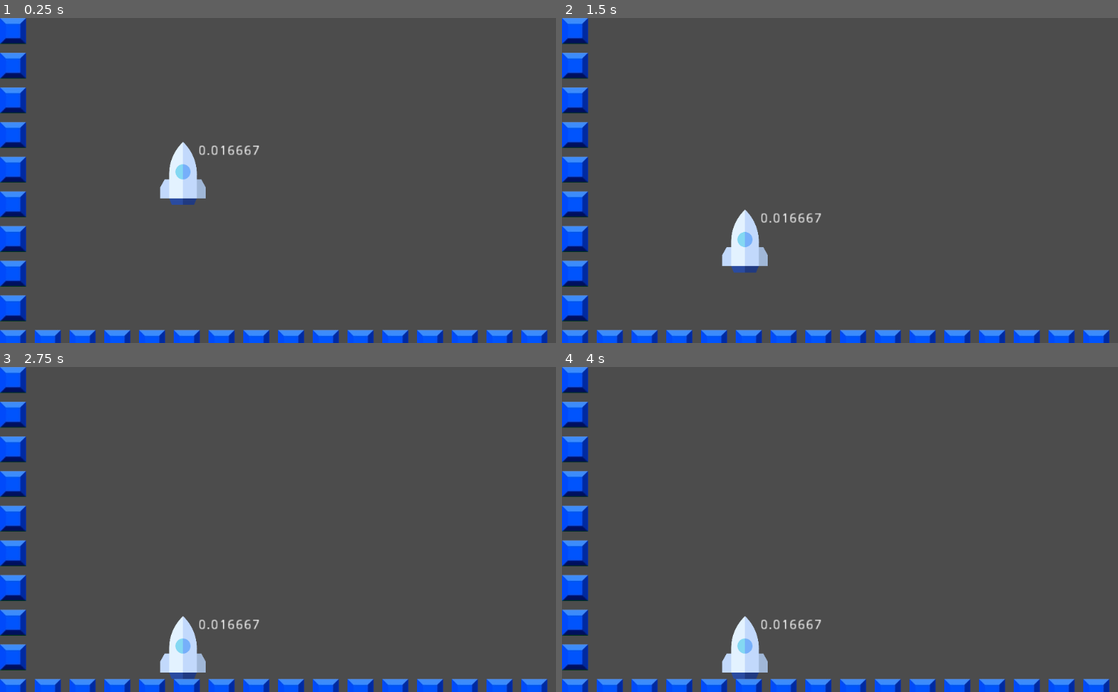
Above: before the commit, frames 1-4 (two rows, left to right).
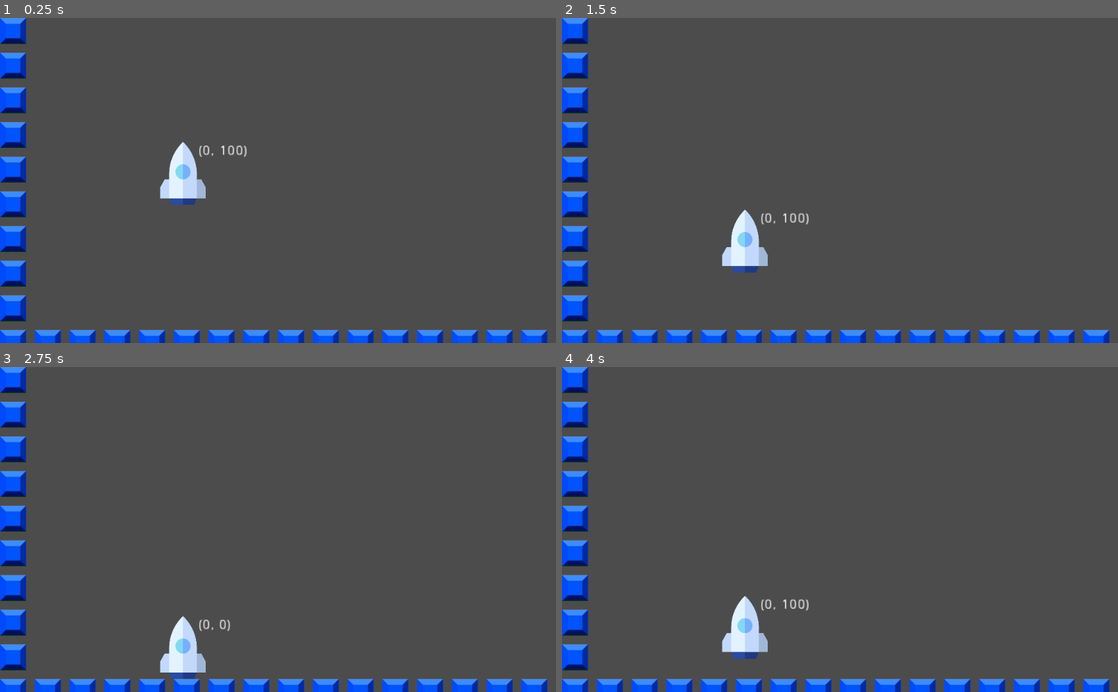
Above: after the commit, the same moments.

Repository: paul-asvb/raekaetae
Game: Godot game, scene res://src/levels/TestLevel.tscn
Same seed, same stepped clock (60 frames per second), same inputs: the game is played once before the commit and once after it.
Inputs:
- Up to frame 1 (0.25 s): no input
- Up to frame 2 (1.5 s): hold Right (move_right) 0.53-1.28 s; hold A (move_left) from 1.28 s (still down)
- Up to frame 3 (2.75 s): release A (move_left) at 2.03 s; hold Right (move_right) from 2.03 s (still down)
- Up to frame 4 (4 s): release Right (move_right) at 2.78 s; hold Space (thrust) 2.78-3.53 s; hold A (move_left) from 3.53 s (still down)

The runs differ from the first frame. In frame 1, 0.1% of the frame differs, in the area x 35-47%, y 39-43%; in frame 2, 0.1%; in frame 3, 0.2%; in frame 4, 1.5%, in the area x 28-47%, y 70-96%.

Commit message:
init thrust test

Diff:
--- a/src/actors/Player.gd
+++ b/src/actors/Player.gd
@@ -5,16 +5,23 @@
 export var speed: = Vector2(300,100)
 export var gravity : = 300
 export var thrust := Vector2(0,0)
+export var acceleration := -1.1
 
 func _physics_process(delta: float) -> void:
-	velocity.y = gravity *delta
+
+	var input :=  Input.get_action_strength("thrust")
+
+
+	velocity.y = gravity * delta
 	velocity.y= max(velocity.y,speed.y)
+	if input ==	 1 :
+		velocity.y = velocity.y*acceleration
 	velocity = move_and_slide(velocity)
+
 	#var direction: = Vector2(Input.get_action_strength("move_left")-Input.get_action_strength("move_right"),0)
-	#velocity= speed * direction
 
 	var lab = get_node("Label")
-	lab.set_text(String(delta))
+	lab.set_text(String(velocity))
 
 	return
 
